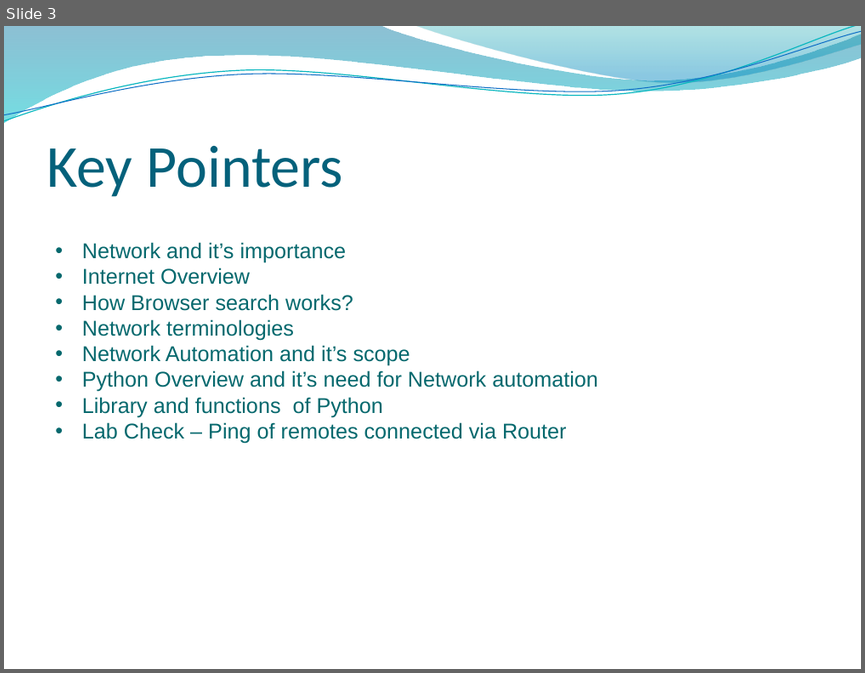
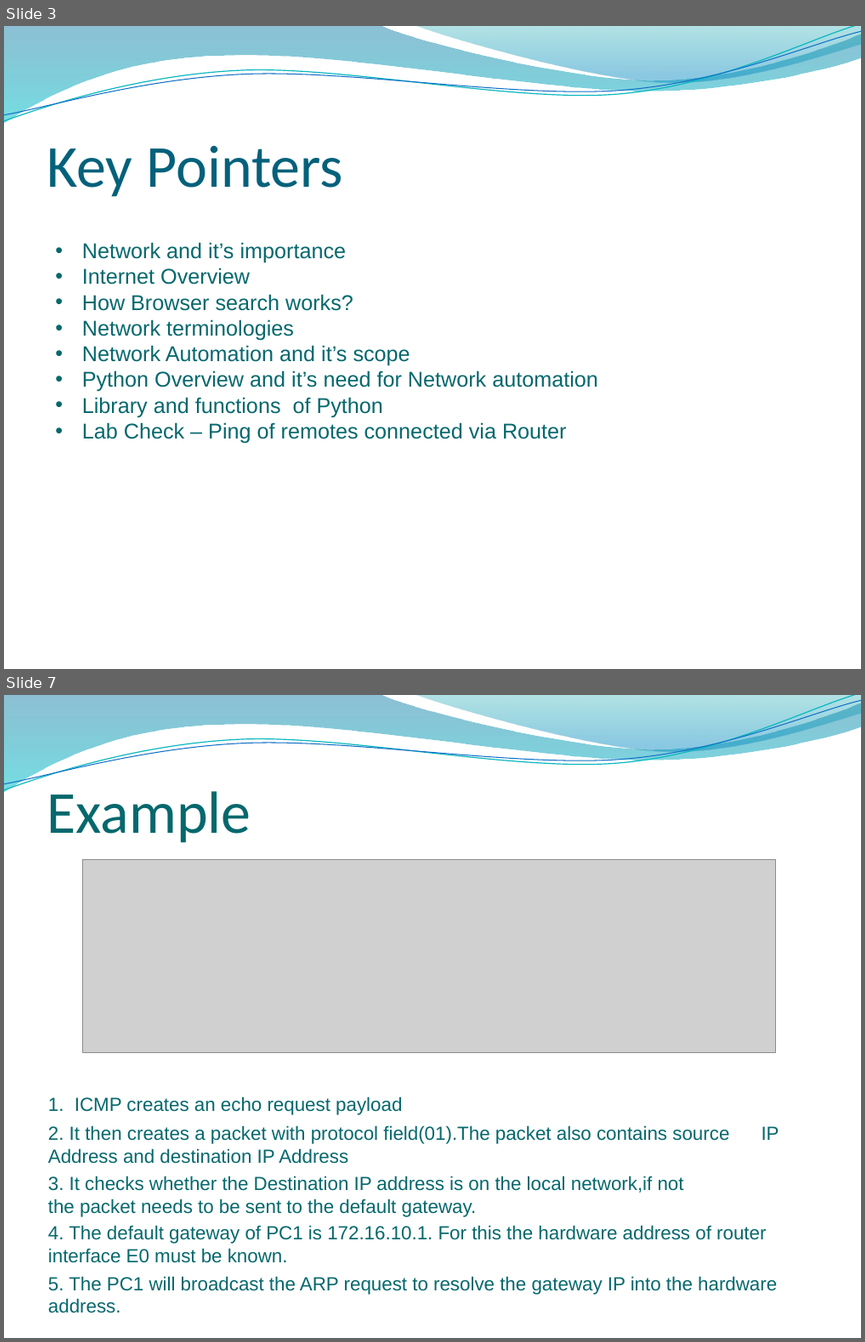
Before and after one commit to yashikadhingra/network-autimation, a slide deck: network_automation.pptx. Shown one above the other, each under a label of ours: slide 3 before the commit, slides 3 and 7 after it; the slides between them are not shown. The pictures are 865x673 and 865x1342 pixels, drawn with LibreOffice and Linux fonts; fonts in the diff are those of the drawing; grey boxes stand for pictures; background and template pictures are left out. Boxes give left, top, right and bottom in pixels: in the first picture for what was removed or moved away, otherwise in the second. Text is boxed around its words. In the diff, an @@ line names an element or a change of style, - is before the commit and + after.

```diff
--- a/network_automation.pptx
+++ b/network_automation.pptx
@@ slide 7 added at <box>4,695,861,1338</box>, background picture (left out); not listed: 4 template elements that a slide beside it also shows @@
@@ title added at <box>46,791,250,843</box>, 50 pt, text #06686C @@
+Example
@@ picture added at <box>83,860,775,1053</box> @@
@@ text added at <box>48,1096,402,1115</box>, 16 pt, text #06686C @@
+1. ICMP creates an echo request payload
@@ text added at <box>48,1125,779,1163</box>, 16 pt, text #06686C @@
+2. It then creates a packet with protocol field(01).The packet also contains source IP Address and destination IP Address
@@ text added at <box>48,1175,684,1217</box>, 16 pt, text #06686C @@
+3. It checks whether the Destination IP address is on the local network,if not the packet needs to be sent to the default gateway.
@@ text added at <box>48,1225,766,1263</box>, 16 pt, text #06686C @@
+4. The default gateway of PC1 is 172.16.10.1. For this the hardware address of router interface E0 must be known.
@@ text added at <box>48,1276,777,1313</box>, 16 pt, text #06686C @@
+5. The PC1 will broadcast the ARP request to resolve the gateway IP into the hardware address.
```
Also in this commit, not shown: 7 other slides added.
